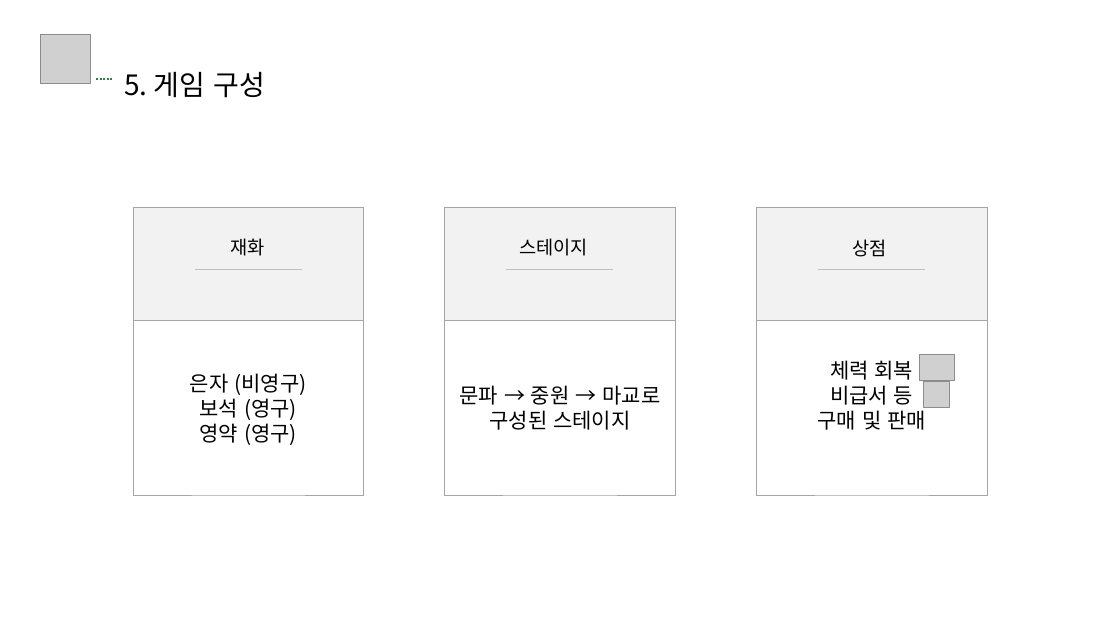
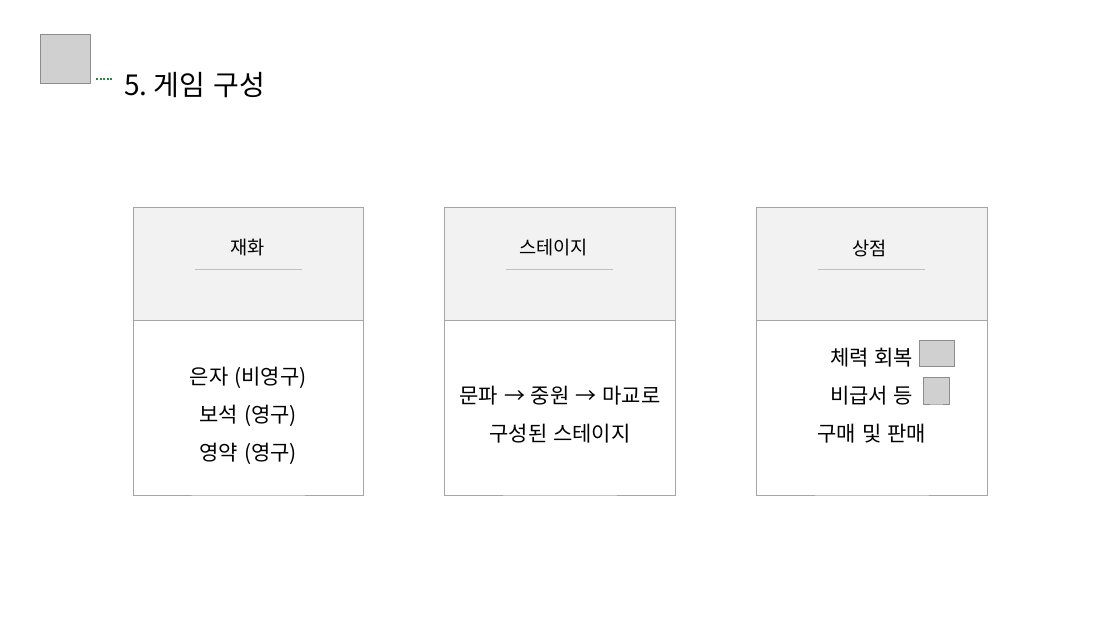
Before and after one commit to jk-Nam/Example_1stRepository, a slide deck: slide 16 of 게임 기획서 남준구.pptx. Drawn at 1120x630 pixels with LibreOffice and Linux fonts; fonts in the diff are those of the drawing; grey boxes stand for pictures. Boxes give left, top, right and bottom in pixels: in the first picture for what was removed or moved away, otherwise in the second. Text is boxed around its words. In the diff, an @@ line names an element or a change of style, - is before the commit and + after.

```diff
--- a/게임 기획서 남준구.pptx
+++ b/게임 기획서 남준구.pptx
@@ line spacing 1 to 1.5 in 3 elements at bbox=[133, 321, 364, 495], bbox=[444, 321, 676, 495], bbox=[756, 321, 987, 495] @@
@@ picture: place and size @@
-picture at bbox=[920, 355, 955, 381]
+picture at bbox=[920, 341, 955, 367]
@@ picture: place and size @@
-picture at bbox=[924, 381, 950, 408]
+picture at bbox=[924, 378, 950, 404]
```
Also in this commit, not shown: 14 other slides changed.
